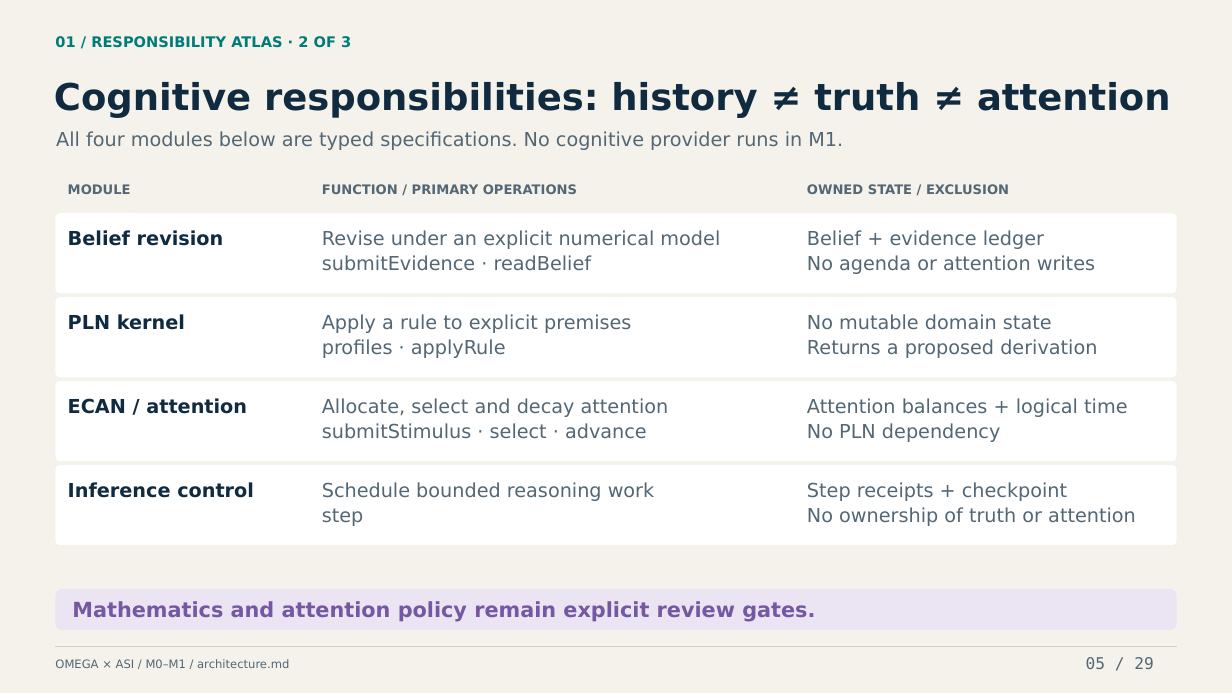
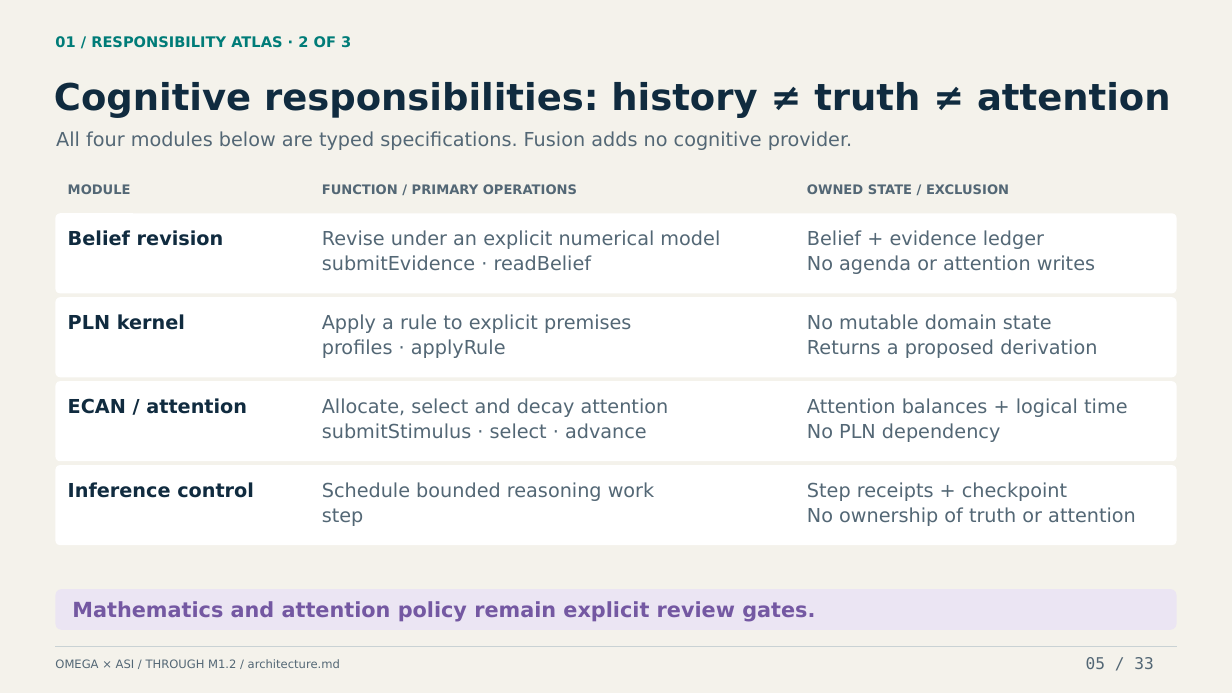
Before and after one commit to machieke/fusion-module-interfaces, a slide deck: slide 5 of docs/presentation/omega-asi-module-interfaces.pptx. Drawn at 1232x693 pixels with LibreOffice and Linux fonts; fonts in the diff are those of the drawing. Boxes give left, top, right and bottom in pixels: in the first picture for what was removed or moved away, otherwise in the second. Text is boxed around its words. In the diff, an @@ line names an element or a change of style, - is before the commit and + after.

Commit message:
Update conference presentation through M1.2 native Hive integration

```diff
--- a/docs/presentation/omega-asi-module-interfaces.pptx
+++ b/docs/presentation/omega-asi-module-interfaces.pptx
@@ text at box(56, 131, 852, 150): text changed @@
-All four modules below are typed specifications. No cognitive provider runs in M1.
+All four modules below are typed specifications. Fusion adds no cognitive provider.
@@ text at box(55, 659, 340, 668): text changed @@
-OMEGA × ASI / M0–M1 / architecture.md
+OMEGA × ASI / THROUGH M1.2 / architecture.md
@@ text at box(1086, 657, 1153, 669): text changed @@
-05 / 29
+05 / 33
```
Also in this commit, not shown: 10 other slides changed, 22 slides added, 18 slides removed, 40 other files.
